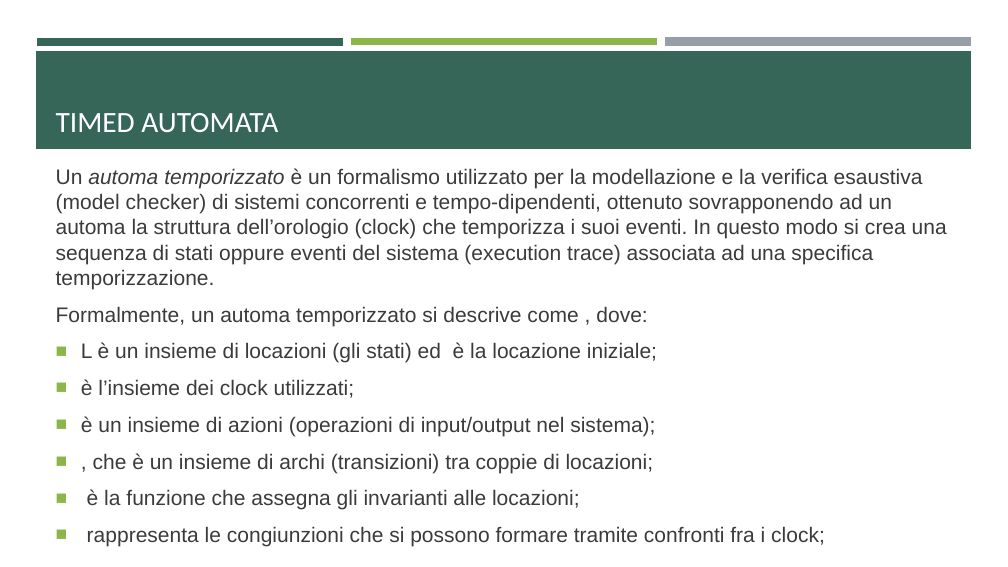
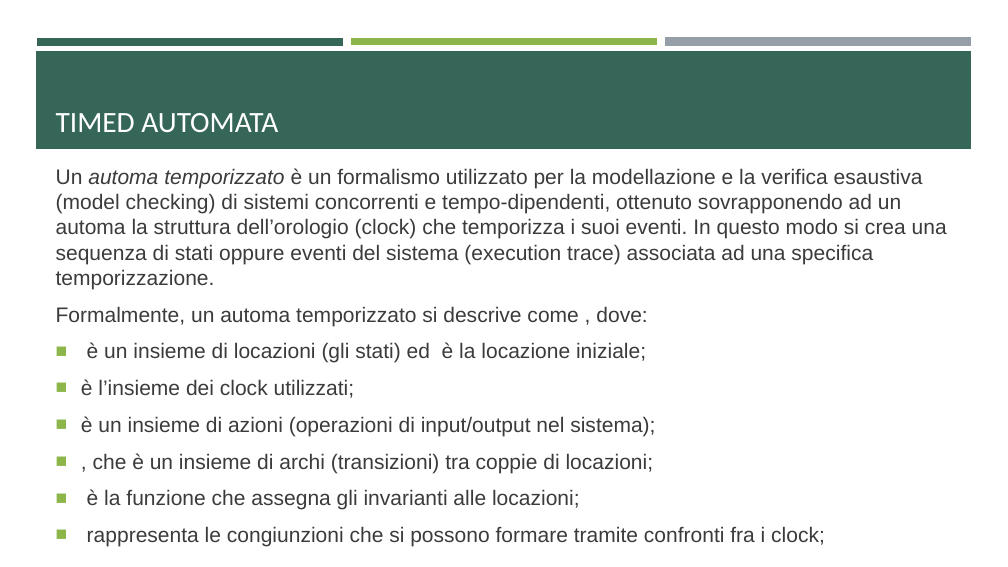
Before and after one commit to ivochan/RecirculatingPalletWarehouse, a slide deck: slide 48 of PresentazioneRetiPetriProgetto.odp. Drawn at 1008x567 pixels with LibreOffice and Linux fonts; fonts in the diff are those of the drawing. Boxes give left, top, right and bottom in pixels: in the first picture for what was removed or moved away, otherwise in the second. Text is boxed around its words. In the diff, an @@ line names an element or a change of style, - is before the commit and + after.

```diff
--- a/PresentazioneRetiPetriProgetto.odp
+++ b/PresentazioneRetiPetriProgetto.odp
@@ text at box(56, 168, 947, 289): text changed @@
-Un automa temporizzato è un formalismo utilizzato per la modellazione e la verifica esaustiva (model checker) di sistemi concorrenti e tempo-dipendenti, ottenuto sovrapponendo ad un automa la struttura dell’orologio (clock) che temporizza i suoi eventi. In questo modo si crea una sequenza di stati oppure eventi del sistema (execution trace) associata ad una specifica temporizzazione.
+Un automa temporizzato è un formalismo utilizzato per la modellazione e la verifica esaustiva (model checking) di sistemi concorrenti e tempo-dipendenti, ottenuto sovrapponendo ad un automa la struttura dell’orologio (clock) che temporizza i suoi eventi. In questo modo si crea una sequenza di stati oppure eventi del sistema (execution trace) associata ad una specifica temporizzazione.
@@ text at box(87, 342, 646, 363): text changed @@
-■ L è un insieme di locazioni (gli stati) ed è la locazione iniziale;
+■ è un insieme di locazioni (gli stati) ed è la locazione iniziale;
```
Also in this commit, not shown: 20 other slides changed, 2 other files.
